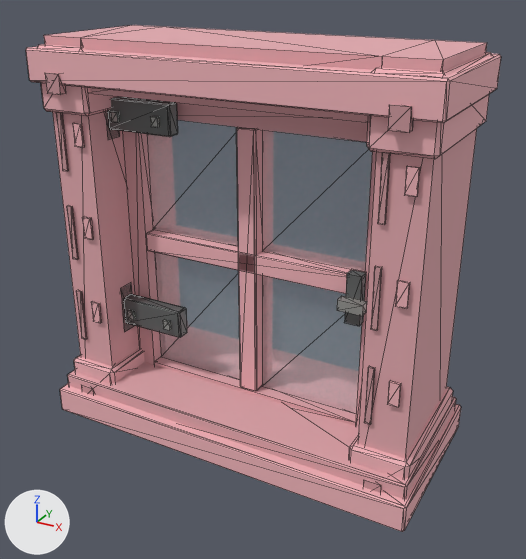
Two versions of the glTF model assets/terra/blocks/models/cherry_window.gltf, one commit apart.
Before and after are seen from a camera (50 mm lens) standing at (1.315, -1.946, 1.157) and looking at (0.528, -0.514, 0.442). Lighting does not change. The marker at lower left points along +X, +Y and +Z. The first picture is the older version. Mesh edges are drawn as thin lines. Vertices at exactly the same position are counted once.

Before the edit, the objects in view are built like this:
```python
me_mesh_0 = bpy.data.meshes.new('Mesh_0')
me_mesh_0.from_pydata(...)  # 556 vertices, 948 faces; spans x 0.01..0.99, y -0.725..-0.275, z 0.0..1.0
me_mesh_0.materials.append(mat_frame_wood_0)  # pink #e3aaaf
me_mesh_0.materials.append(mat_frame_wood_1)  # pink #cd989e
me_mesh_0.materials.append(mat_frame_wood_2)  # pink #f3b5bb
me_mesh_0.materials.append(mat_frame_iron)  # grey #737676
me_mesh_0.materials.append(mat_leaf_wood_0)  # pink #e3aaaf
me_mesh_0.materials.append(mat_leaf_wood_2)  # pink #f3b5bb
me_mesh_0.materials.append(mat_leaf_iron)  # grey #737676
me_mesh_0.materials.append(mat_leaf_rivet)  # grey #afb1ad
me_mesh_0.materials.append(mat_leaf_glass)  # pale blue #d7edf5
ob_mesh_0 = bpy.data.objects.new('Mesh_0', me_mesh_0)
ob_mesh_0.location = (0.0, 0.0, 0.0)
```
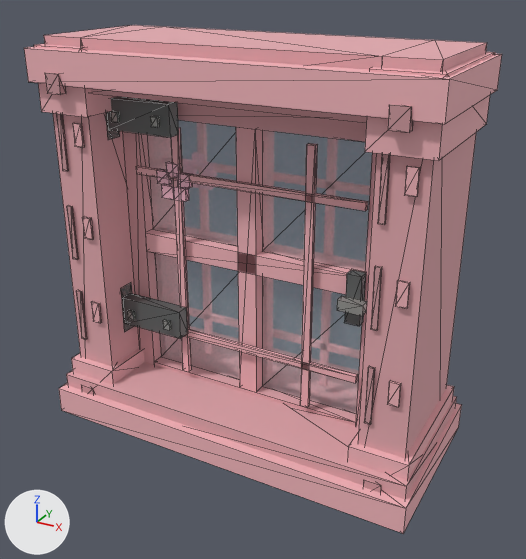
What differs and where, as boxes (x1, y1, x2, y2) in the pictures (526 x 559 px):
'Mesh_0', reshaped: before (26, 25, 501, 532); after (24, 25, 502, 534)
part 1 of me_mesh_0, added: after (66, 362, 457, 499)
part 2 of me_mesh_0, added: after (71, 348, 144, 384)
part 3 of me_mesh_0, added: after (34, 43, 117, 117)
part 4 of me_mesh_0, added: after (347, 385, 454, 480)
part 5 of me_mesh_0, added: after (365, 52, 495, 161)
part 6 of me_mesh_0, added: after (24, 47, 502, 124)
part 7 of me_mesh_0, added: after (59, 383, 462, 534)
part 8 of me_mesh_0, added: after (236, 127, 262, 392)
part 9 of me_mesh_0, added: after (145, 229, 364, 295)
part 10 of me_mesh_0, added: after (171, 127, 191, 372)
part 11 of me_mesh_0, added: after (300, 143, 318, 407)
part 12 of me_mesh_0, added: after (185, 329, 358, 383)
part 13 of me_mesh_0, added: after (136, 166, 368, 211)
part 14 of me_mesh_0, added: after (123, 293, 188, 339)
part 15 of me_mesh_0, added: after (107, 96, 179, 137)
part 16 of me_mesh_0, added: after (166, 162, 179, 178)
part 17 of me_mesh_0, added: after (177, 172, 193, 188)
part 18 of me_mesh_0, added: after (174, 186, 189, 202)
part 19 of me_mesh_0, added: after (161, 184, 174, 199)
part 20 of me_mesh_0, added: after (156, 169, 172, 185)

The edits, one by one:
Material 'leaf_petal' (mat_leaf_petal) is new.
Its base color is (0.99, 0.54, 0.65) (pink #fec2d3).
Its roughness is 0.74.
me_mesh_0 is used by ob_mesh_0; location (0.0, 0.0, 0.0).
me_mesh_0 had 556 vertices, 948 faces and spanned x 0.01..0.99, y -0.725..-0.275, z 0.0..1.0.
me_mesh_0 now has 504 vertices, 780 faces and spans x 0.01..0.99, y -0.725..-0.275, z 0.0..1.0.
me_mesh_0 part 1: a new loose piece, a box spanning x 0.02..0.98, y -0.7..-0.3, z 0.06..0.125, in mat_frame_wood_0 (pink #e3aaaf).
me_mesh_0 part 2: a new loose piece, a box spanning x 0.025..0.165, y -0.68..-0.32, z 0.015..0.165, in mat_frame_wood_2 (pink #f3b5bb).
me_mesh_0 part 3: a new loose piece, a box spanning x 0.025..0.165, y -0.68..-0.32, z 0.83..0.98, in mat_frame_wood_2 (pink #f3b5bb).
me_mesh_0 part 4: a new loose piece, a box spanning x 0.835..0.975, y -0.68..-0.32, z 0.015..0.165, in mat_frame_wood_2 (pink #f3b5bb).
me_mesh_0 part 5: a new loose piece, a box spanning x 0.835..0.975, y -0.68..-0.32, z 0.83..0.98, in mat_frame_wood_2 (pink #f3b5bb).
me_mesh_0 part 6: a new loose piece, a box spanning x 0.015..0.985, y -0.7..-0.3, z 0.9..0.975, in mat_frame_wood_2 (pink #f3b5bb).
me_mesh_0 part 7: a new loose piece, a box spanning x 0.01..0.99, y -0.725..-0.275, z 0.02..0.09, in mat_frame_wood_2 (pink #f3b5bb).
me_mesh_0 part 8: a new loose piece, a box spanning x 0.475..0.525, y -0.545..-0.455, z 0.135..0.815, in mat_leaf_wood_2 (pink #f3b5bb).
me_mesh_0 part 9: a new loose piece, a box spanning x 0.2..0.8, y -0.545..-0.455, z 0.465..0.515, in mat_leaf_wood_2 (pink #f3b5bb).
me_mesh_0 part 10: a new loose piece, a box spanning x 0.31..0.33, y -0.564..-0.552, z 0.15..0.8, in mat_leaf_wood_2 (pink #f3b5bb).
me_mesh_0 part 11: a new loose piece, a box spanning x 0.66..0.68, y -0.564..-0.552, z 0.15..0.8, in mat_leaf_wood_2 (pink #f3b5bb).
me_mesh_0 part 12: a new loose piece, a box spanning x 0.2..0.8, y -0.564..-0.552, z 0.255..0.273, in mat_leaf_wood_2 (pink #f3b5bb).
me_mesh_0 part 13: a new loose piece, a box spanning x 0.2..0.8, y -0.564..-0.552, z 0.675..0.693, in mat_leaf_wood_2 (pink #f3b5bb).
me_mesh_0 part 14: a new loose piece, a box spanning x 0.15..0.33, y -0.595..-0.56, z 0.265..0.34, in mat_leaf_iron (grey #737676).
me_mesh_0 part 15: a new loose piece, a box spanning x 0.15..0.33, y -0.595..-0.56, z 0.785..0.86, in mat_leaf_iron (grey #737676).
me_mesh_0 part 16: a new loose piece, a box spanning x 0.294..0.328, y -0.567..-0.552, z 0.683..0.715, in mat_leaf_petal (pink #fec2d3).
me_mesh_0 part 17: a new loose piece, a box spanning x 0.323..0.357, y -0.567..-0.552, z 0.662..0.694, in mat_leaf_petal (pink #fec2d3).
me_mesh_0 part 18: a new loose piece, a box spanning x 0.312..0.346, y -0.567..-0.552, z 0.627..0.659, in mat_leaf_petal (pink #fec2d3).
me_mesh_0 part 19: a new loose piece, a box spanning x 0.276..0.31, y -0.567..-0.552, z 0.627..0.659, in mat_leaf_petal (pink #fec2d3).
me_mesh_0 part 20: a new loose piece, a box spanning x 0.265..0.299, y -0.567..-0.552, z 0.662..0.694, in mat_leaf_petal (pink #fec2d3).
Other edits to the shape of me_mesh_0 do not show in these pictures.
me_mesh_0 gains material mat_leaf_petal (pink #fec2d3).
